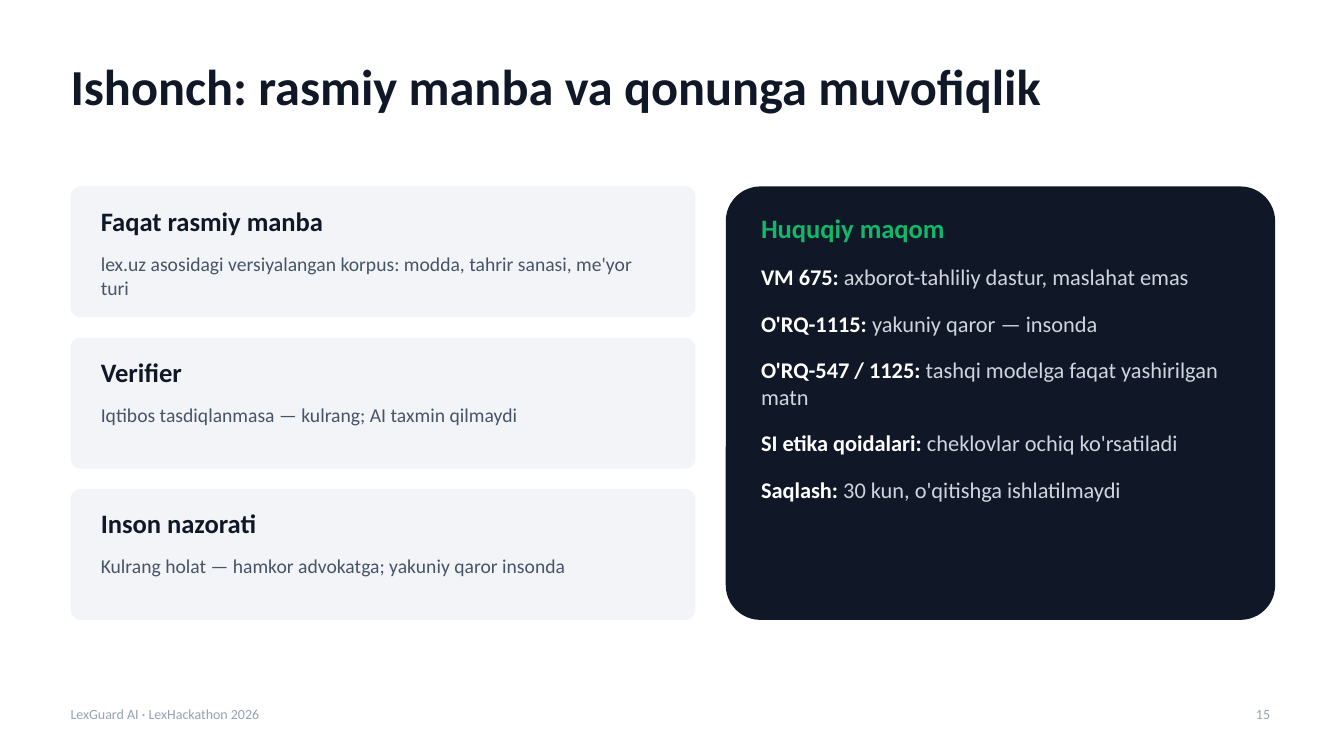
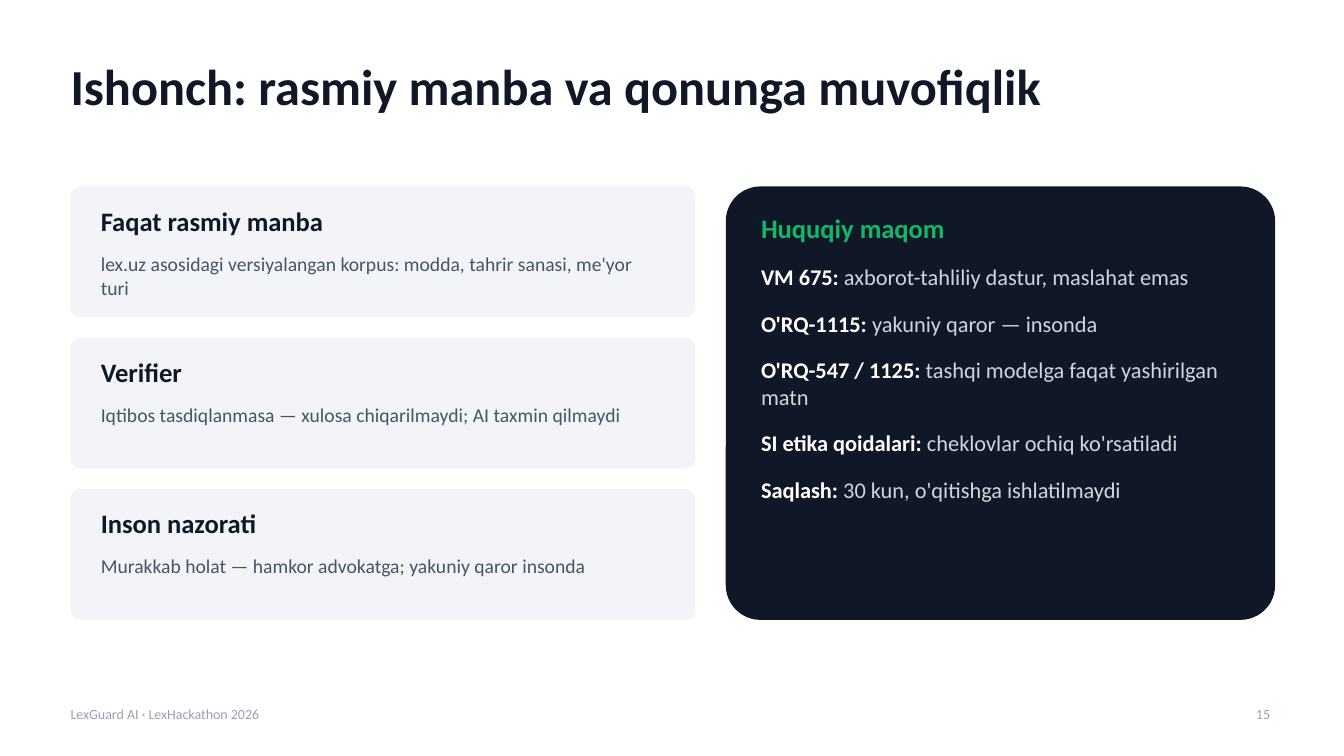
Before and after one commit to Vafoyev/LexHackaton_DNK_CODE, a slide deck: slide 15 of presentation/LexGuard-AI-Taqdimot.pptx. Drawn at 1344x756 pixels with LibreOffice and Linux fonts; fonts in the diff are those of the drawing. Boxes give left, top, right and bottom in pixels: in the first picture for what was removed or moved away, otherwise in the second. Text is boxed around its words. In the diff, an @@ line names an element or a change of style, - is before the commit and + after.

```diff
--- a/presentation/LexGuard-AI-Taqdimot.pptx
+++ b/presentation/LexGuard-AI-Taqdimot.pptx
@@ text at (101, 408, 621, 425): text changed @@
-Iqtibos tasdiqlanmasa — kulrang; AI taxmin qilmaydi
+Iqtibos tasdiqlanmasa — xulosa chiqarilmaydi; AI taxmin qilmaydi
@@ text at (101, 559, 585, 577): text changed @@
-Kulrang holat — hamkor advokatga; yakuniy qaror insonda
+Murakkab holat — hamkor advokatga; yakuniy qaror insonda
```
Also in this commit, not shown: 6 other slides changed, 1 other file.
